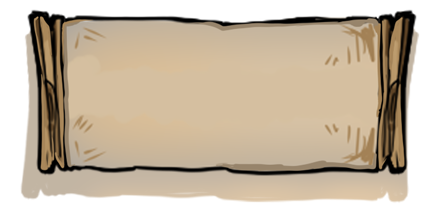
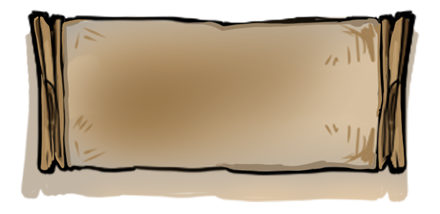
Revision of a layered (440, 214) image; what changed, layer by layer:
renamed "Layer1" to "Layer3", painted on it over (x1=55, y1=15, x2=361, y2=174)
renamed "Layer2" to "Layer1", opacity 50% → 100%, blend multiply → normal, painted on it over (x1=55, y1=15, x2=361, y2=174)
added layer "Layer2" (multiply, 50%) over (x1=55, y1=27, x2=361, y2=174)
